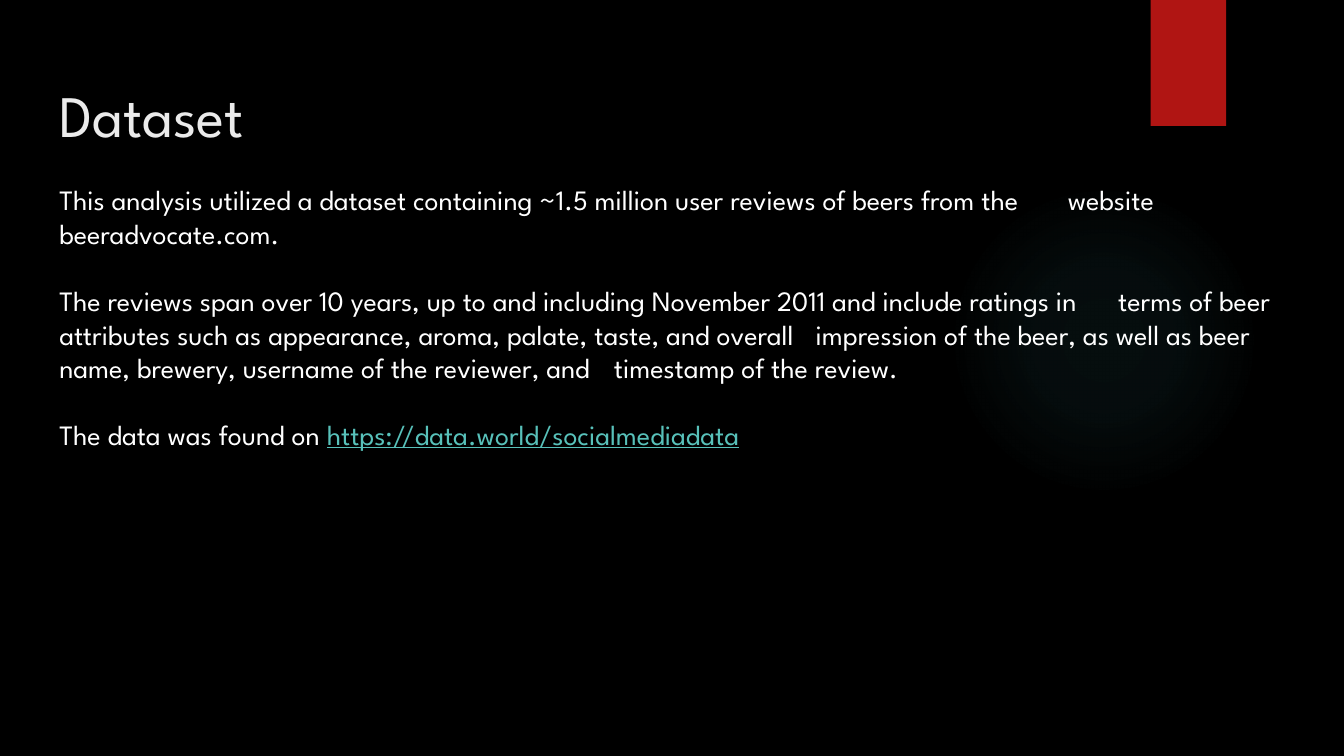
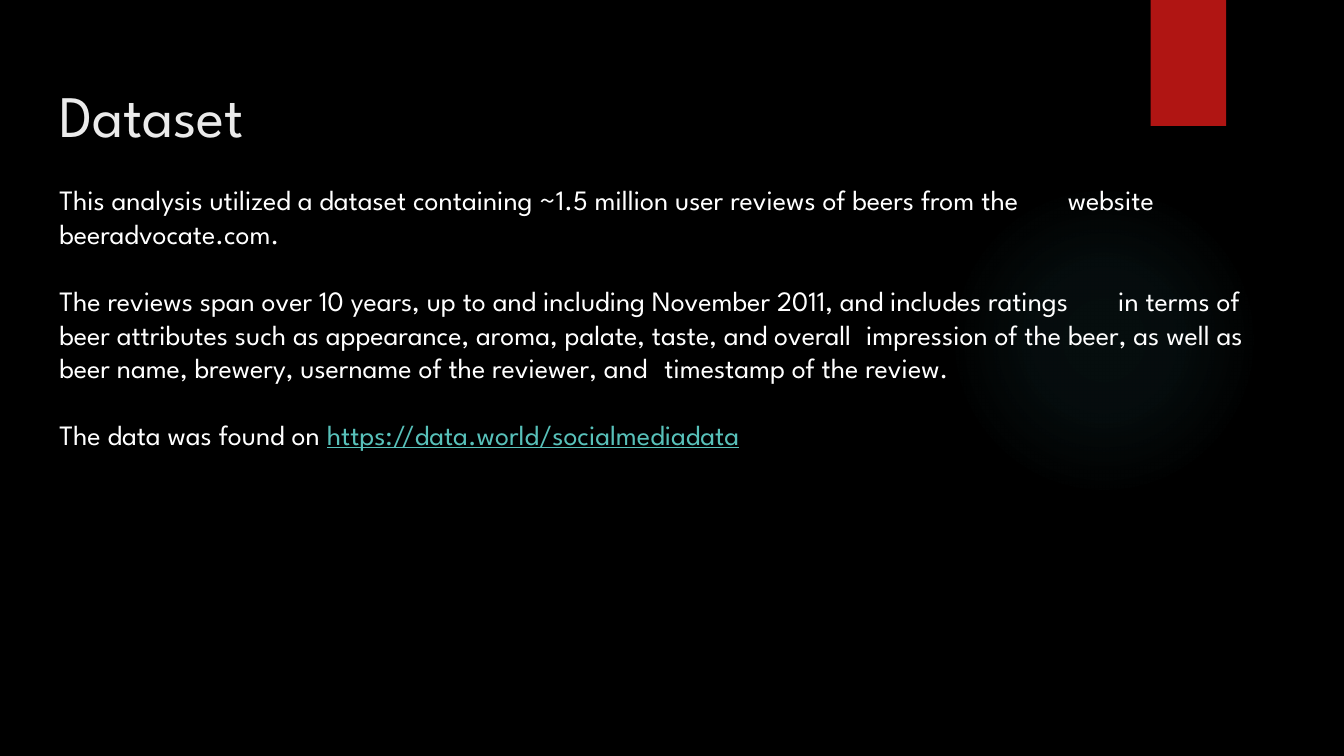
Before and after one commit to stephenlaw30/DataScienceMasters, a slide deck: slide 4 of Python/UCSD/PythonForDataScience/Week9/DSE_200X_FinalProjectPresentation.pptx. Drawn at 1344x756 pixels with LibreOffice and Linux fonts; fonts in the diff are those of the drawing; background and template pictures are left out. Boxes give left, top, right and bottom in pixels: in the first picture for what was removed or moved away, otherwise in the second. Text is boxed around its words. In the diff, an @@ line names an element or a change of style, - is before the commit and + after.

```diff
--- a/Python/UCSD/PythonForDataScience/Week9/DSE_200X_FinalProjectPresentation.pptx
+++ b/Python/UCSD/PythonForDataScience/Week9/DSE_200X_FinalProjectPresentation.pptx
@@ text at [59, 291, 1243, 384]: text changed @@
-The reviews span over 10 years, up to and including November 2011 and include ratings in terms of beer attributes such as appearance, aroma, palate, taste, and overall impression of the beer, as well as beer name, brewery, username of the reviewer, and timestamp of the review.
+The reviews span over 10 years, up to and including November 2011, and includes ratings in terms of beer attributes such as appearance, aroma, palate, taste, and overall impression of the beer, as well as beer name, brewery, username of the reviewer, and timestamp of the review.
```
Also in this commit, not shown: 7 other slides changed, 4 other files.
